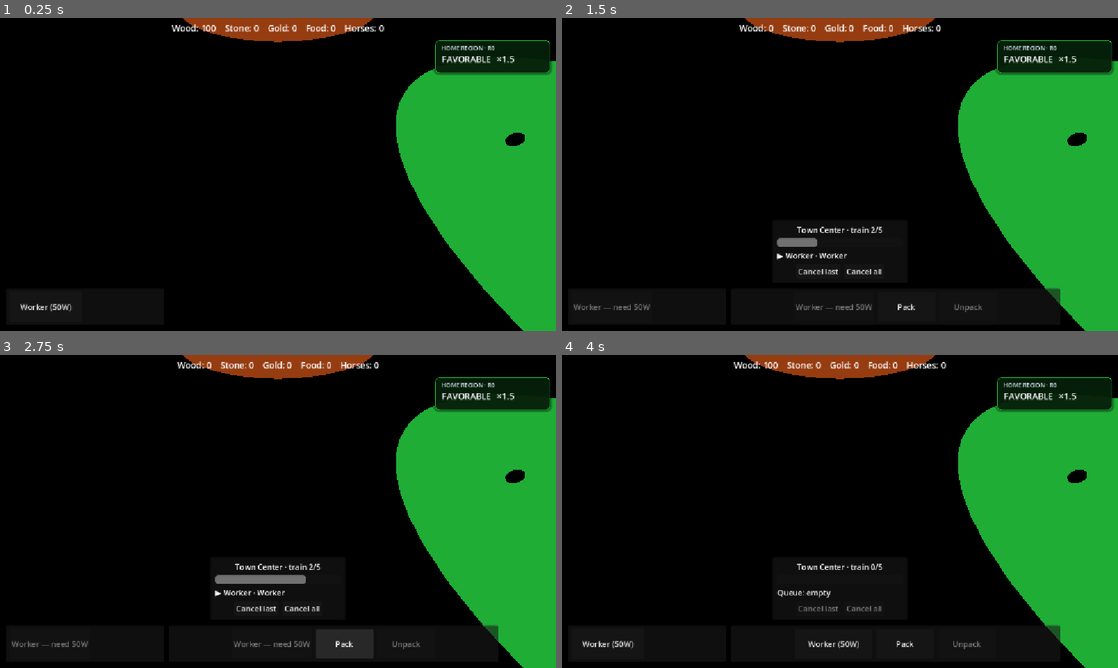
Above: before the commit, frames 1-4 (two rows, left to right).
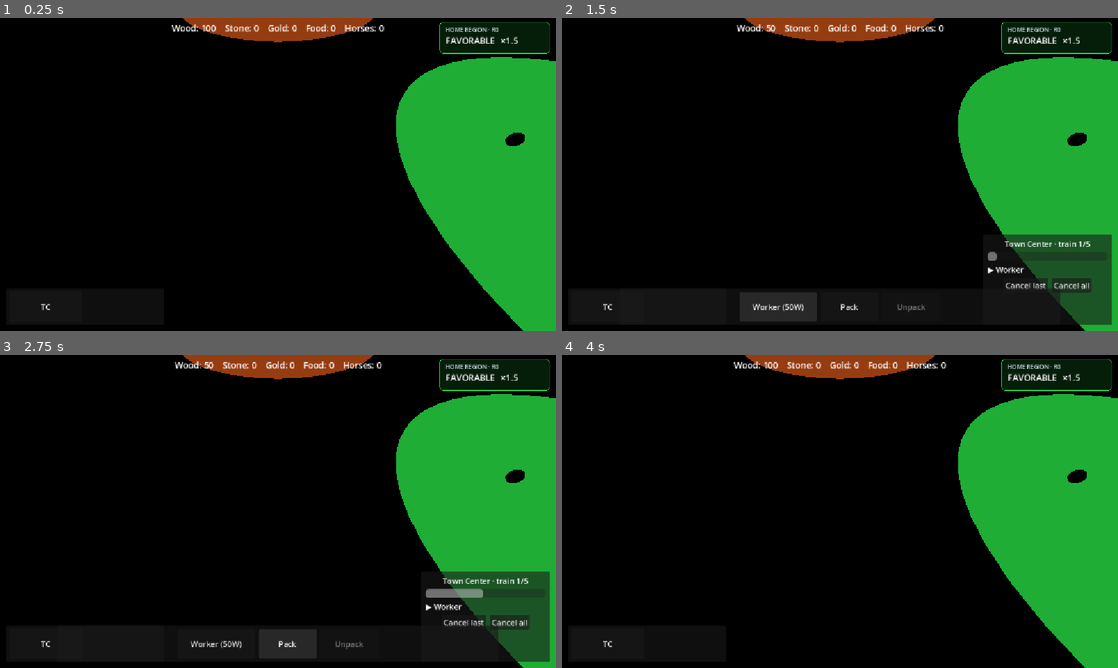
Above: after the commit, the same moments.

Repository: Ferrum-t/RTS-Game
Game: Godot game, scene res://Scenes/World/World.tscn
Two runs of this game, one before a commit and one after it. Both use one fixed random seed, a clock stepped at 60 frames per second and the inputs below.
Inputs (mouse positions are in pixels of both pictures, inside the frame that each line leads up to):
- Up to frame 1 (0.25 s): no input
- Up to frame 2 (1.5 s): click "Worker (50W)" (after the commit: "TC") at 0.5 s; click "Worker (50W)" at 1.25 s
- Up to frame 3 (2.75 s): click "Pack" at 2 s
- Up to frame 4 (4 s): click "Cancel last" at 2.75 s; click (862, 608) at 3.5 s, where only the run before the commit has a clickable "Cancel all"

The runs differ from the first frame. In frame 1, 3.0% of the frame differs, in the area x 3-100%, y 1-94%; in frame 2, 9.5%, in the area x 2-100%, y 1-98%; in frame 3, 9.1%; in frame 4, 3.9%.

Commit message:
ui.tscn: QuickTrainPanel buttons TC / Barracks (no train scripts)

Diff:
--- a/Scenes/UI/ui.tscn
+++ b/Scenes/UI/ui.tscn
@@ -34,25 +34,24 @@
 anchors_preset = 1
 anchor_left = 1.0
 anchor_right = 1.0
-offset_left = -250.0
-offset_top = 46.0
+offset_left = -220.0
+offset_top = 8.0
 offset_right = -12.0
-offset_bottom = 114.0
+offset_bottom = 72.0
 grow_horizontal = 0
-mouse_filter = 2
 script = ExtResource("11_climate")
 
 [node name="TrainingQueuePanel" type="PanelContainer" parent="."]
-anchors_preset = 7
-anchor_left = 0.5
+anchors_preset = 3
+anchor_left = 1.0
 anchor_top = 1.0
-anchor_right = 0.5
+anchor_right = 1.0
 anchor_bottom = 1.0
-offset_left = -140.0
-offset_top = -210.0
-offset_right = 140.0
-offset_bottom = -100.0
-grow_horizontal = 2
+offset_left = -280.0
+offset_top = -200.0
+offset_right = -12.0
+offset_bottom = -12.0
+grow_horizontal = 0
 grow_vertical = 0
 script = ExtResource("12_queue")
 
@@ -81,21 +80,19 @@
 [node name="QuickWorker" type="Button" parent="QuickTrainPanel/Margin/HBox"]
 custom_minimum_size = Vector2(150, 36)
 layout_mode = 2
-text = "Worker (50W)"
-script = ExtResource("5_train")
+text = "TC"
 
 [node name="QuickSoldier" type="Button" parent="QuickTrainPanel/Margin/HBox"]
 custom_minimum_size = Vector2(150, 36)
 layout_mode = 2
-text = "Soldier (80W)"
-script = ExtResource("6_soldier")
+text = "Barracks"
 
 [node name="BottomBar" type="PanelContainer" parent="."]
 anchors_preset = 12
 anchor_top = 1.0
 anchor_right = 1.0
 anchor_bottom = 1.0
-offset_left = 350.0
+offset_left = 120.0
 offset_top = -88.0
 offset_right = -120.0
 offset_bottom = -12.0
